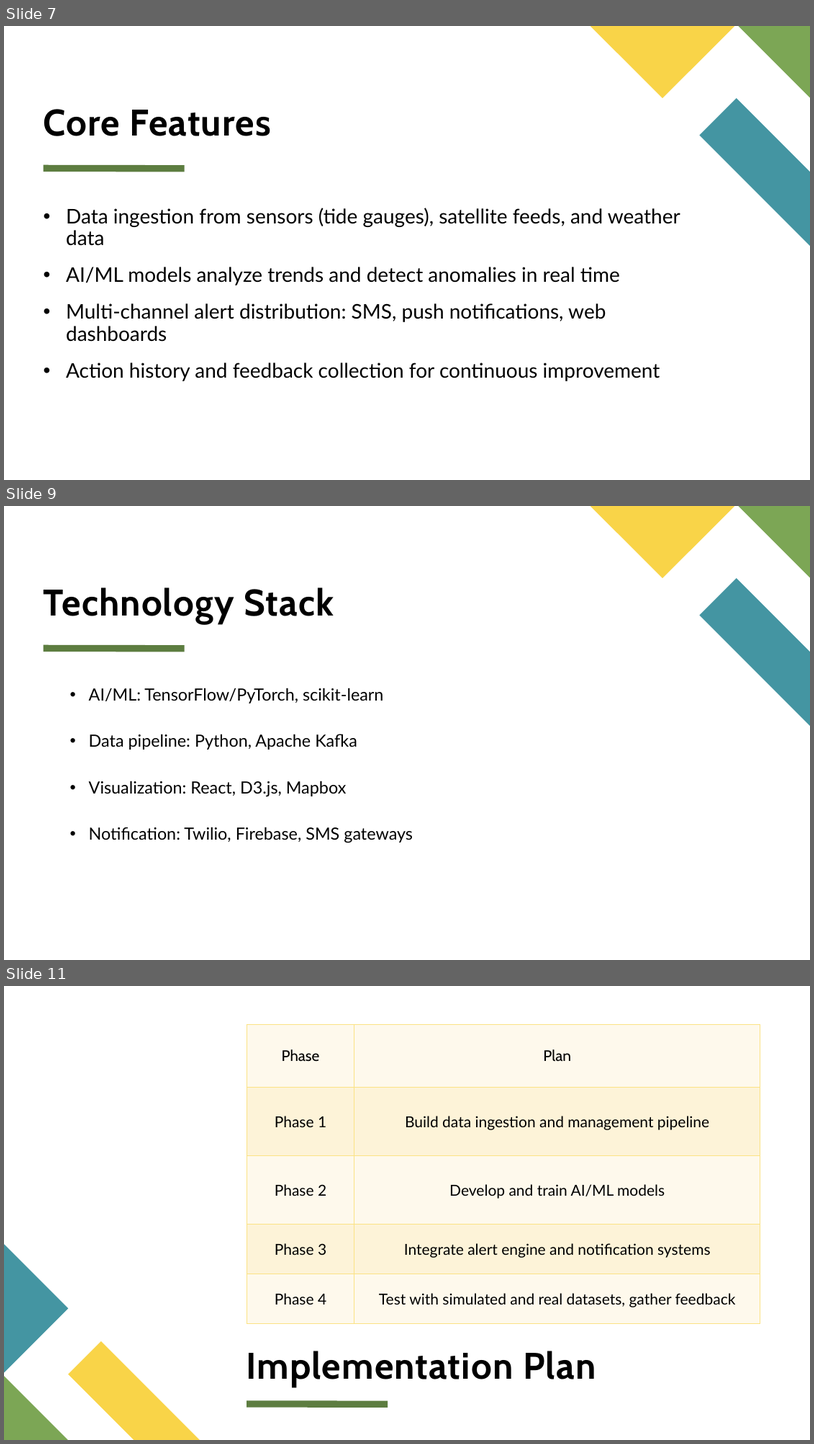
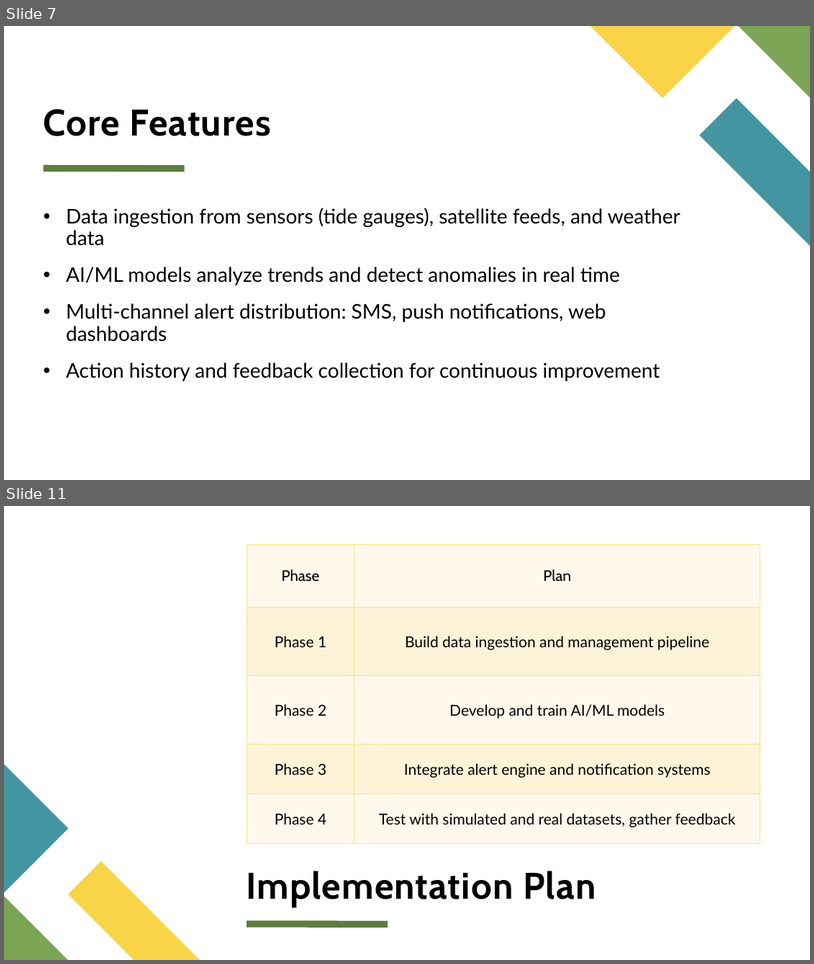
Before and after one commit to P47Parzival/Coastal-Threat-Alert-System, a slide deck: Coastal Threat Alert System.pptx. Shown one above the other, each under a label of ours: slides 7, 9 and 11 before the commit, slides 7 and 11 after it; the slides between them are not shown. The pictures are 814x1444 and 814x964 pixels, drawn with LibreOffice and Linux fonts; fonts in the diff are those of the drawing. Boxes give left, top, right and bottom in pixels: in the first picture for what was removed or moved away, otherwise in the second. Text is boxed around its words. In the diff, an @@ line names an element or a change of style, - is before the commit and + after.

```diff
--- a/Coastal Threat Alert System.pptx
+++ b/Coastal Threat Alert System.pptx
@@ slide 9 removed at box(4, 506, 810, 960), background #FFFFFF; not listed: 4 template elements that a slide beside it also shows @@
@@ title removed at box(44, 587, 334, 623) @@
-Technology Stack
@@ text removed at box(89, 687, 413, 843) @@
-  • AI/ML: TensorFlow/PyTorch, scikit-learn
-  • Data pipeline: Python, Apache Kafka
-  • Visualization: React, D3.js, Mapbox
-  • Notification: Twilio, Firebase, SMS gateways
```
Also in this commit, not shown: 1 slide changed, 3 slides added, 2 other slides removed, 27 other files.
